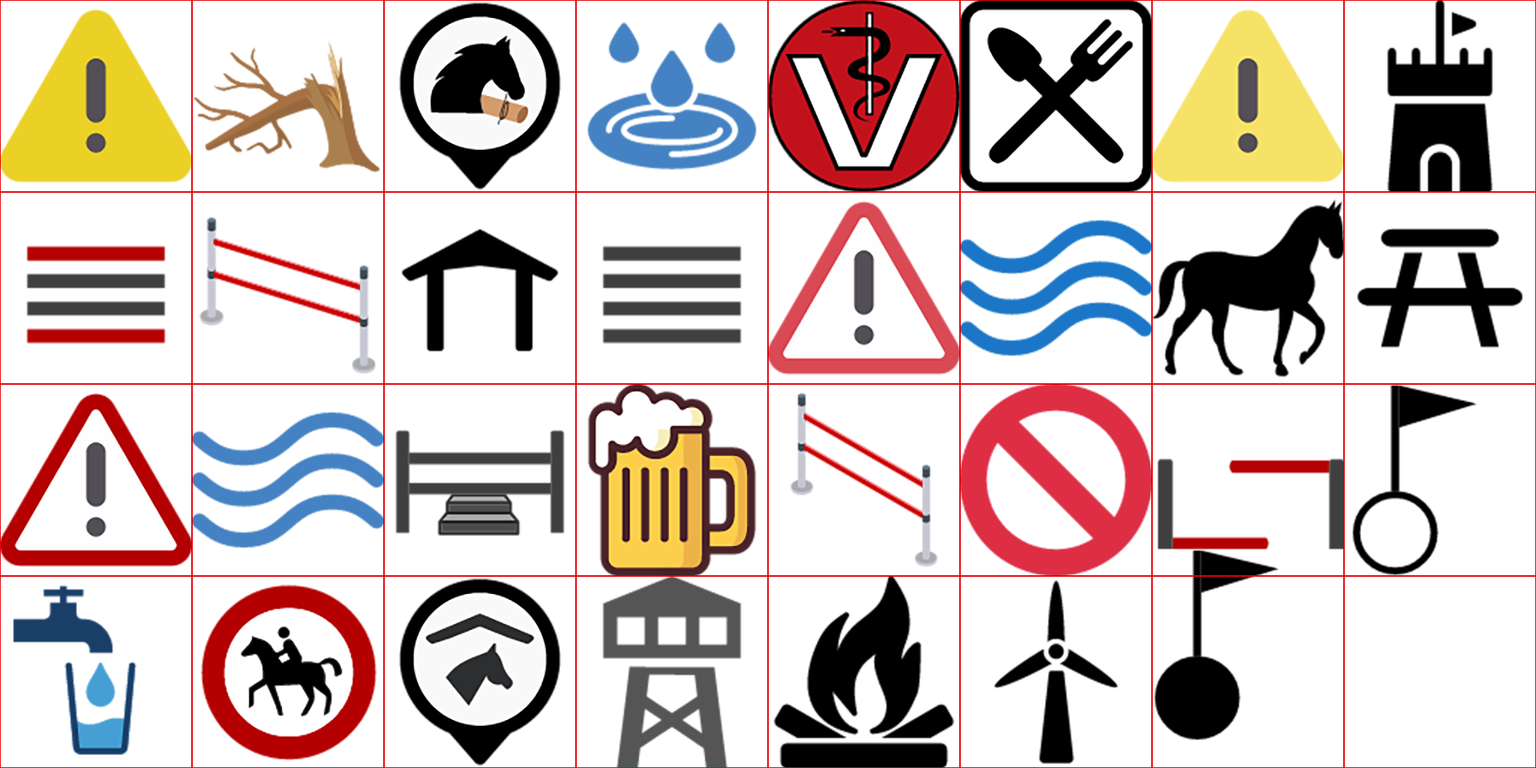
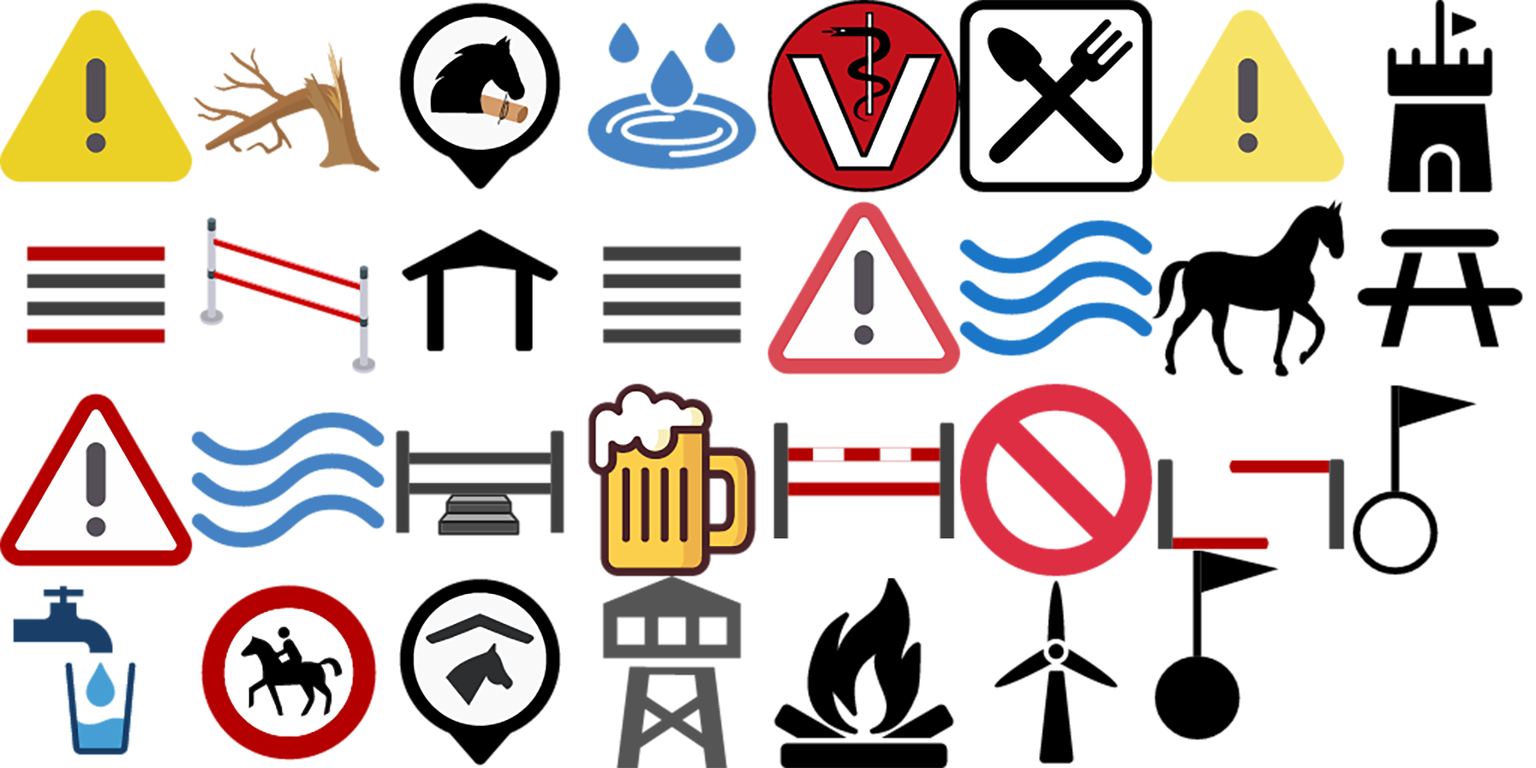
Two versions of the same layered image (1536 × 768). Layer-by-layer changes:
added group "gate" (1st of 2) with 1 layers above "Felder" over [772, 421, 956, 539]
added layer "gate" (2nd of 2, in "gate") in group "gate" over [772, 421, 956, 539]
moved "Zeile 1" into group "Felder" over [0, 0, 1536, 192]
moved "Zeile 2" into group "Felder" over [0, 191, 1536, 384]
moved "Zeile 3" into group "Felder" over [0, 383, 1536, 576]
moved "Zeile 4" into group "Felder" over [0, 575, 1536, 768]
painted on "Ebene 0", masked it over [0, 0, 1523, 768]
